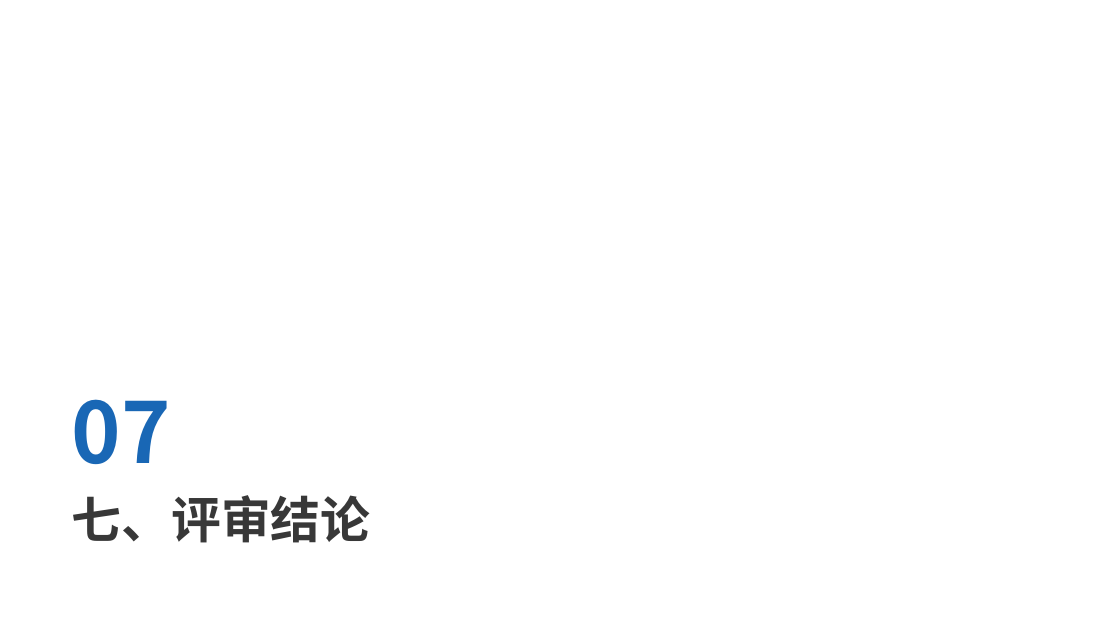
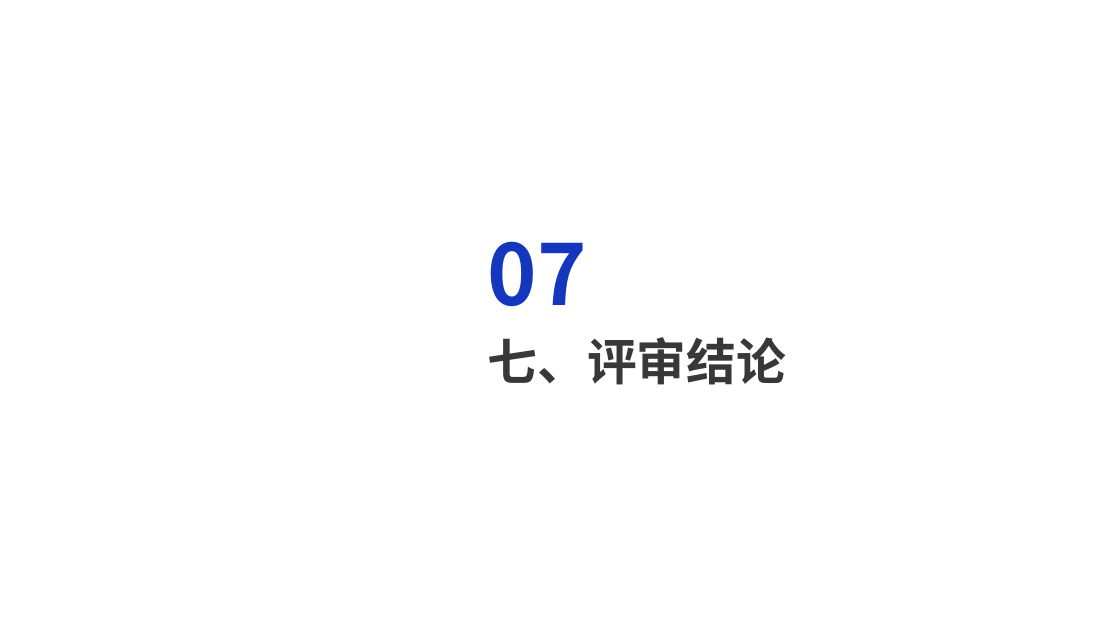
Before and after one commit to dekrt/SoftwareArchitecture, a slide deck: slide 30 of 架构评审-ArchitectureReview/架构评审-ArchitectureReview.pptx (slide 25 before the commit). Drawn at 1120x630 pixels with LibreOffice and Linux fonts; fonts in the diff are those of the drawing; background and template pictures are left out. Boxes give left, top, right and bottom in pixels: in the first picture for what was removed or moved away, otherwise in the second. Text is boxed around its words. In the diff, an @@ line names an element or a change of style, - is before the commit and + after.

```diff
--- a/架构评审-ArchitectureReview/架构评审-ArchitectureReview.pptx
+++ b/架构评审-ArchitectureReview/架构评审-ArchitectureReview.pptx
@@ text "07": place and size @@
-text "07" at (72,399,171,464)
+text "07" at (488,241,587,306)
@@ text "07" at (488,241,587,306): text colour #1967B5 to #1537BE @@
@@ text "七、评审结论": place and size @@
-text "七、评审结论" at (72,495,371,543)
+text "七、评审结论" at (488,337,787,385)
```
Also in this commit, not shown: 25 other slides changed, 8 slides added, 1 slide removed, 1 other file.
